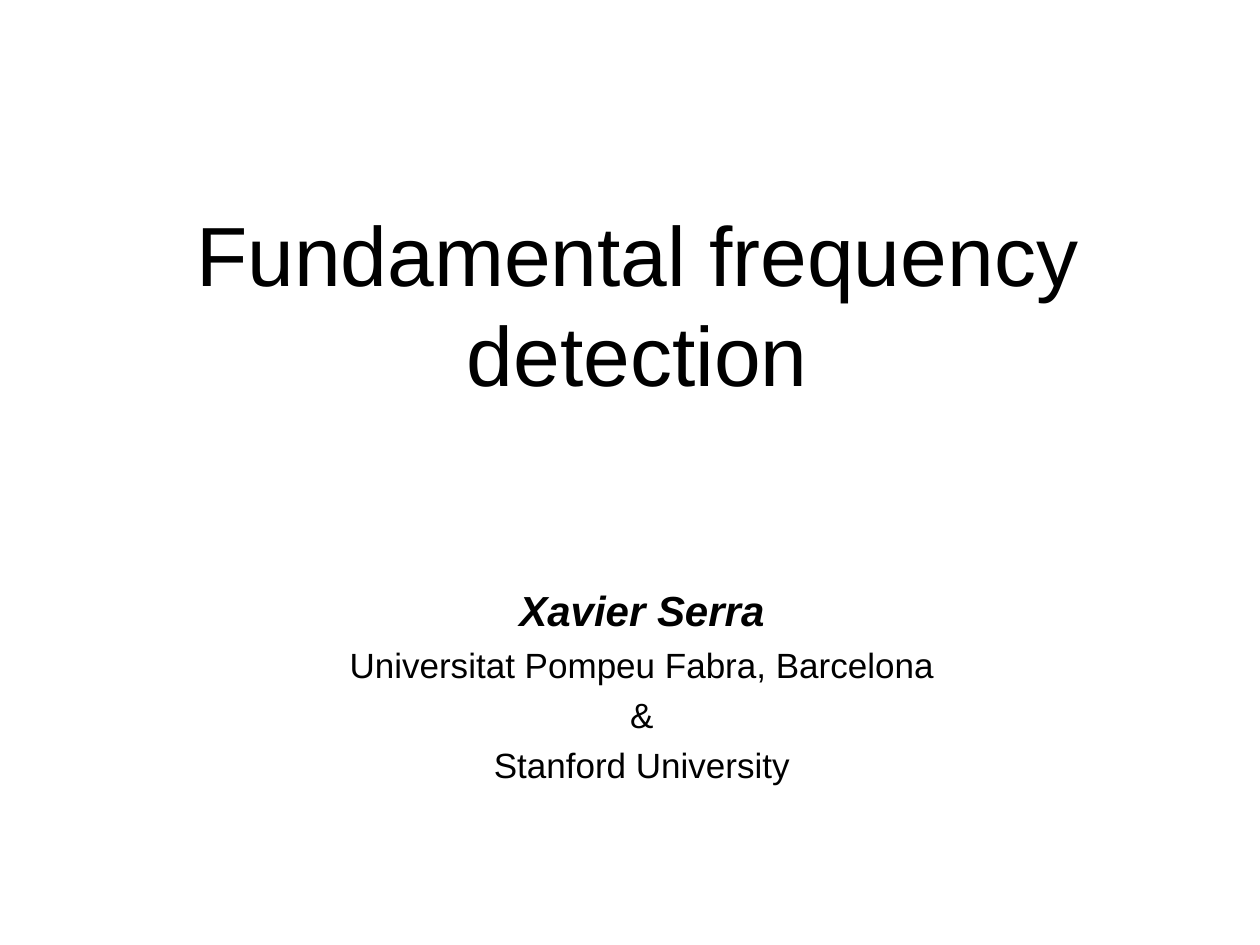
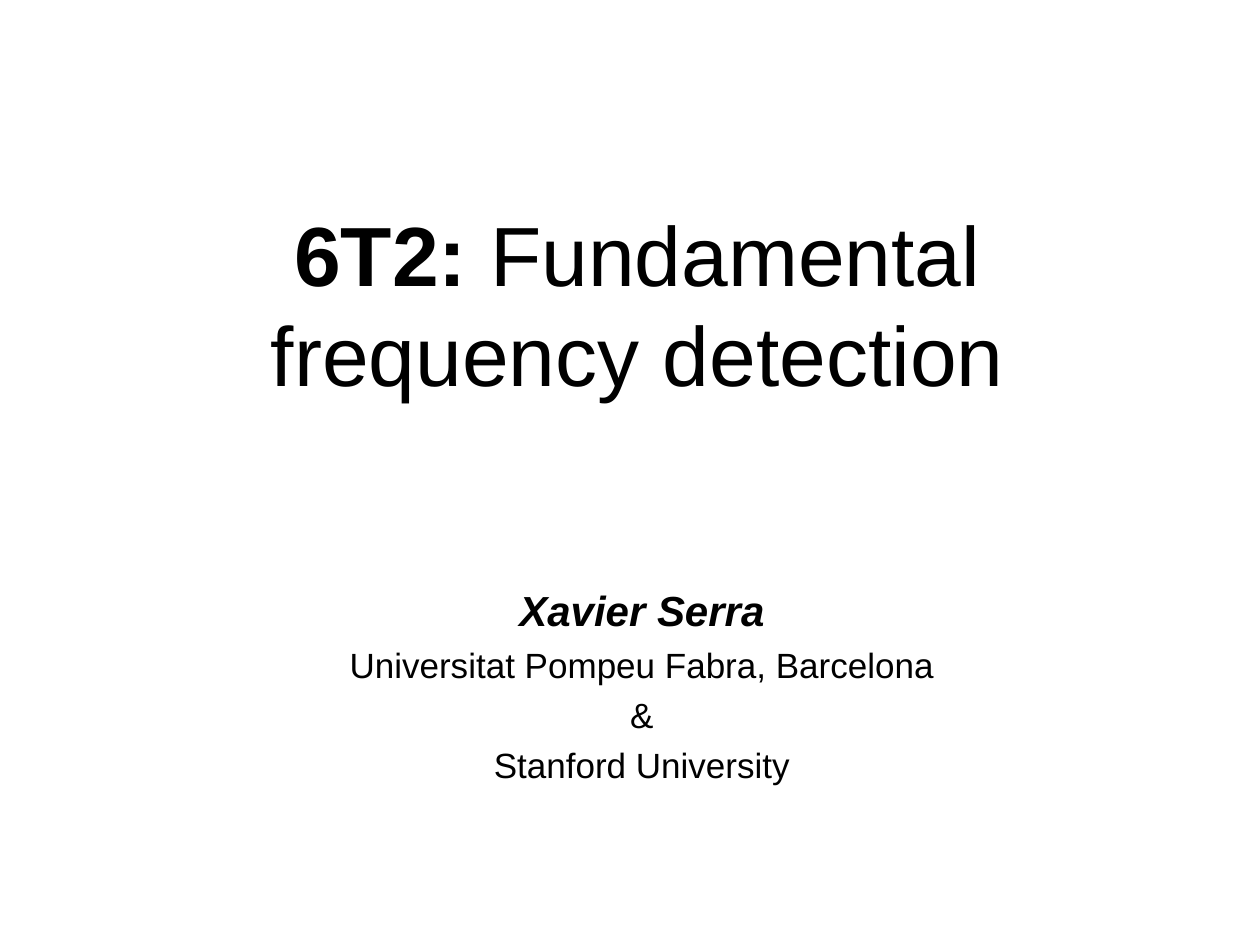
Before and after one commit to MTG/sms-tools, a slide deck: slide 29 of lectures/6-Harmonic-model/6T2-F0-detection.odp (slide 21 before the commit). Drawn at 1260x945 pixels with LibreOffice and Linux fonts; fonts in the diff are those of the drawing. Boxes give left, top, right and bottom in pixels: in the first picture for what was removed or moved away, otherwise in the second. Text is boxed around its words. In the diff, an @@ line names an element or a change of style, - is before the commit and + after.

```diff
--- a/lectures/6-Harmonic-model/6T2-F0-detection.odp
+++ b/lectures/6-Harmonic-model/6T2-F0-detection.odp
@@ title at box(271, 225, 1004, 402): text changed @@
-Fundamental frequency detection
+6T2: Fundamental frequency detection
```
Also in this commit, not shown: 6 other slides changed, 10 slides added, 2 slides removed, 14 other files.
